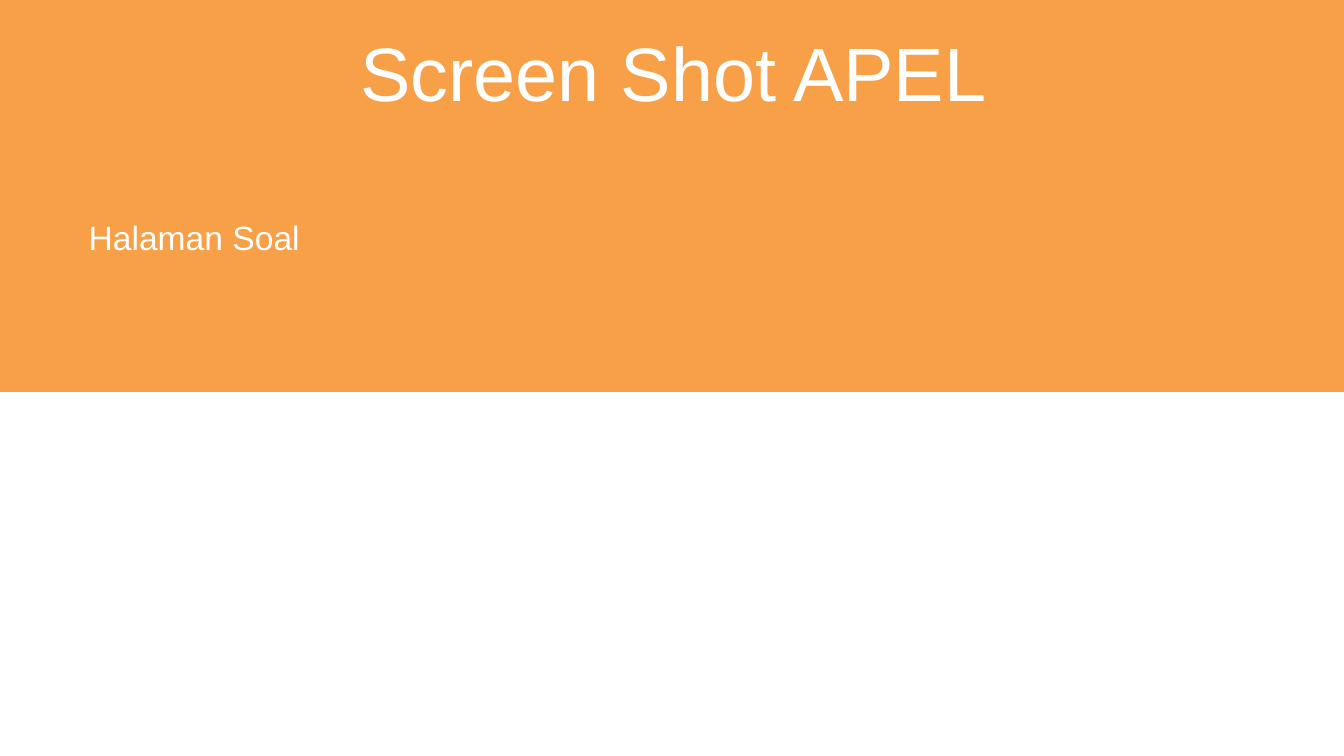
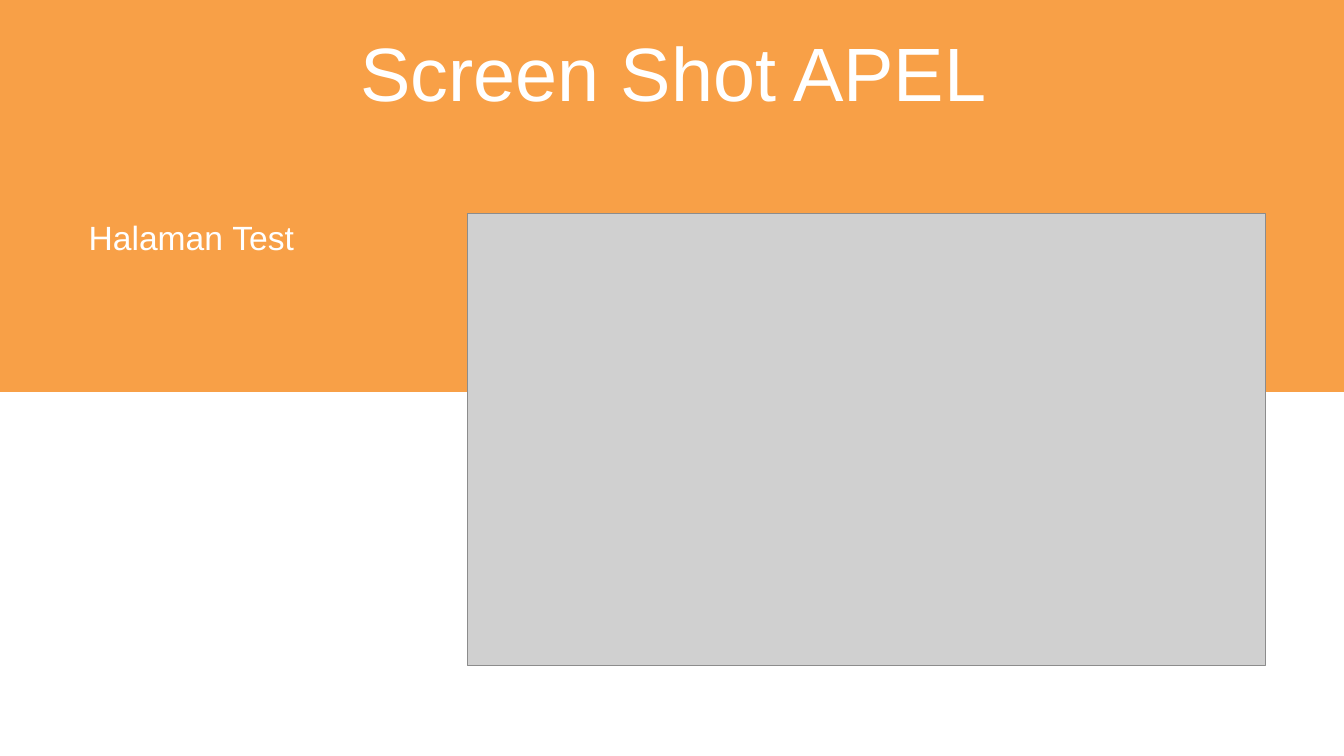
Before and after one commit to Iq641/SEVIMA, a slide deck: slide 14 of PPT.pptx. Drawn at 1344x756 pixels with LibreOffice and Linux fonts; fonts in the diff are those of the drawing; grey boxes stand for pictures. Boxes give left, top, right and bottom in pixels: in the first picture for what was removed or moved away, otherwise in the second. Text is boxed around its words. In the diff, an @@ line names an element or a change of style, - is before the commit and + after.

```diff
--- a/PPT.pptx
+++ b/PPT.pptx
@@ text at box(89, 225, 294, 251): text changed @@
-Halaman Soal
+Halaman Test
@@ picture added at box(468, 214, 1265, 666) @@
```
Also in this commit, not shown: 5 other slides changed, 1 slide added.
